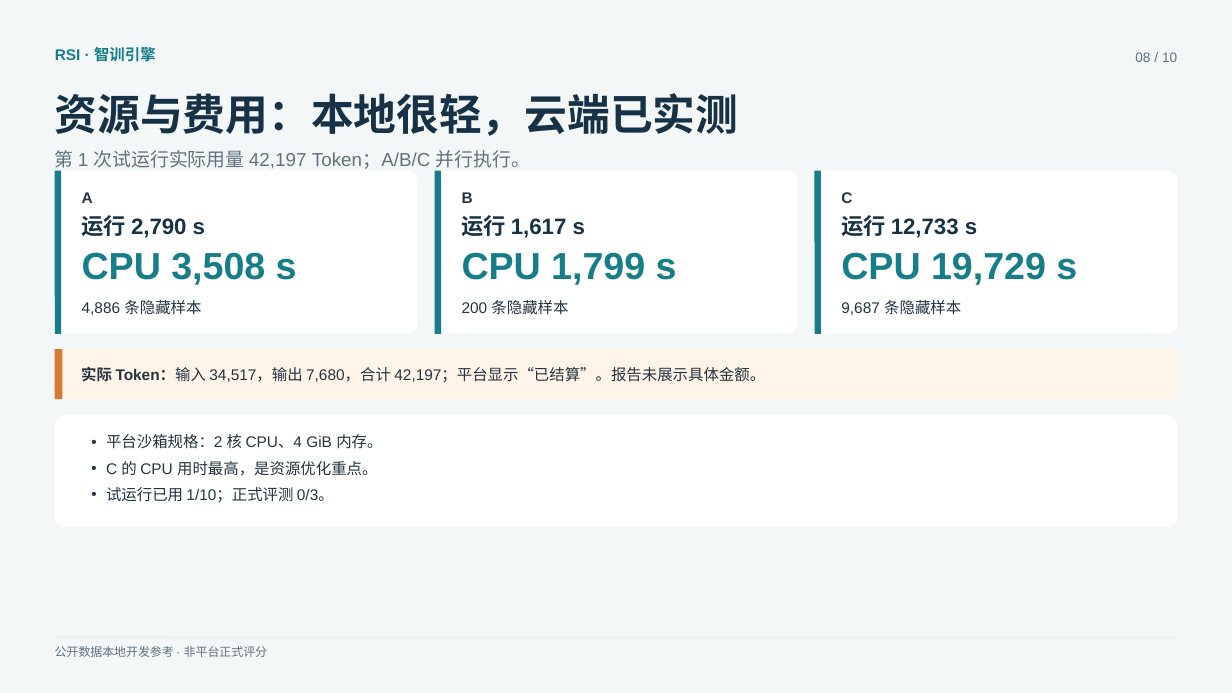
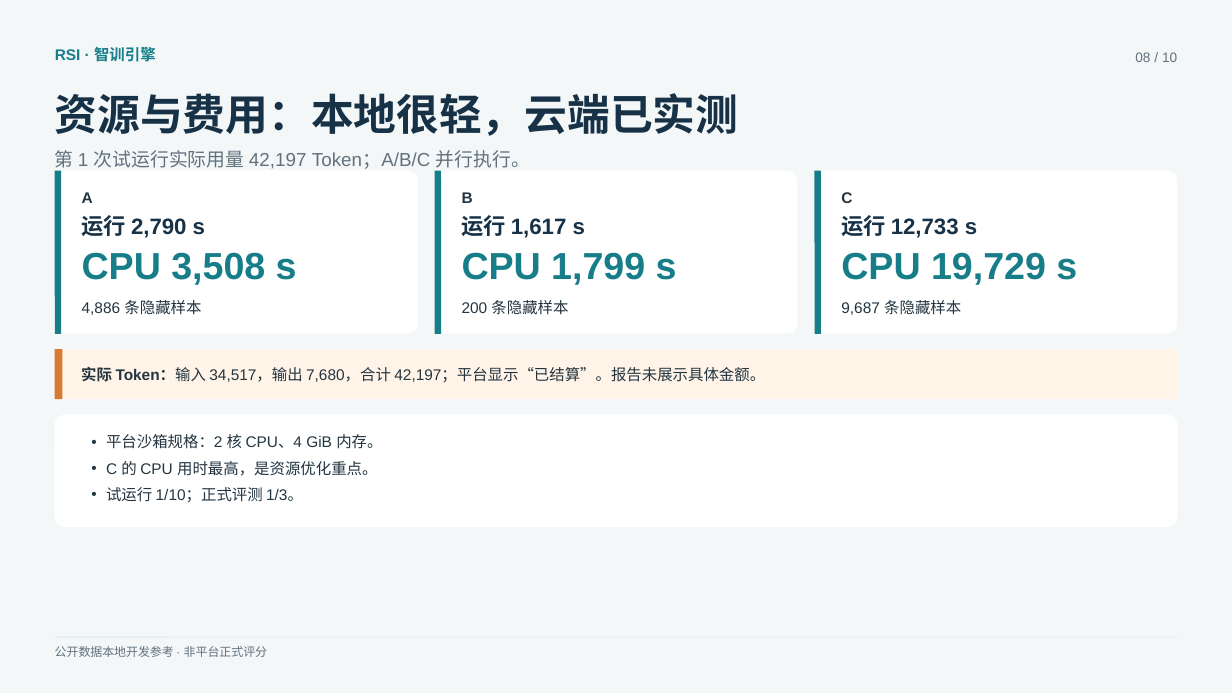
Before and after one commit to roddywise/rsi-competition-starter-kit, a slide deck: slide 8 of submission-2026-11-25/slides/智训引擎答辩.pptx. Drawn at 1232x693 pixels with LibreOffice and Linux fonts; fonts in the diff are those of the drawing. Boxes give left, top, right and bottom in pixels: in the first picture for what was removed or moved away, otherwise in the second. Text is boxed around its words. In the diff, an @@ line names an element or a change of style, - is before the commit and + after.

```diff
--- a/submission-2026-11-25/slides/智训引擎答辩.pptx
+++ b/submission-2026-11-25/slides/智训引擎答辩.pptx
@@ text at (106, 487, 303, 503): text changed @@
-• 试运行已用 1/10；正式评测 0/3。
+• 试运行 1/10；正式评测 1/3。
```
Also in this commit, not shown: 2 other slides changed, 12 other files.
